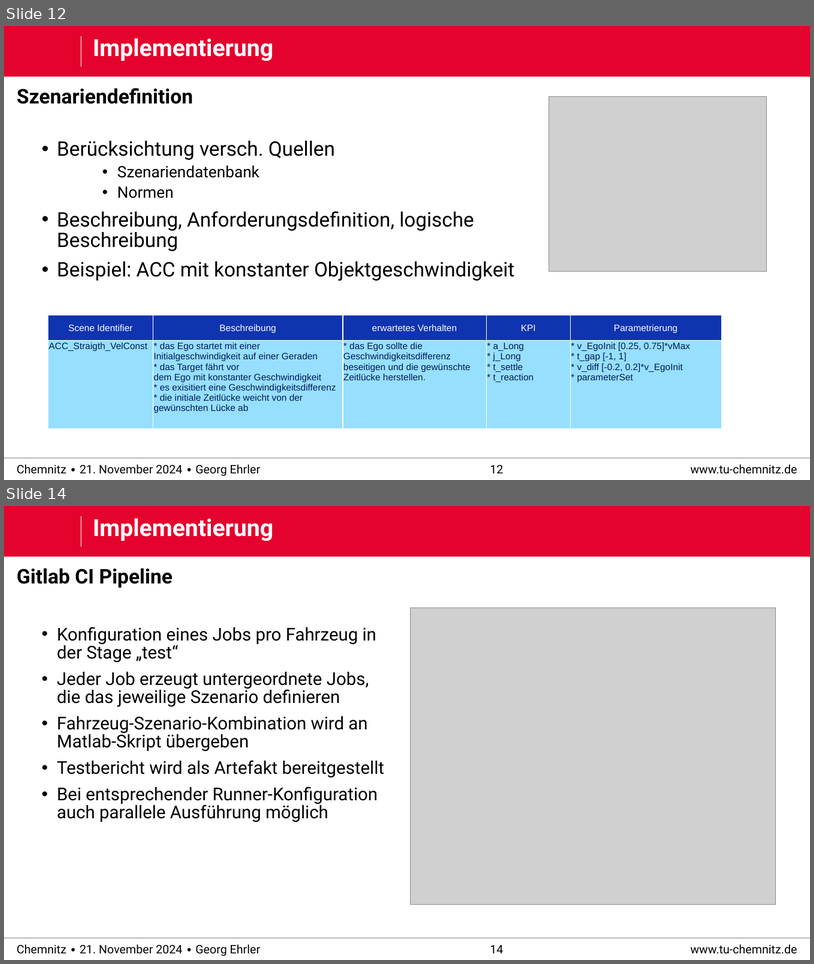
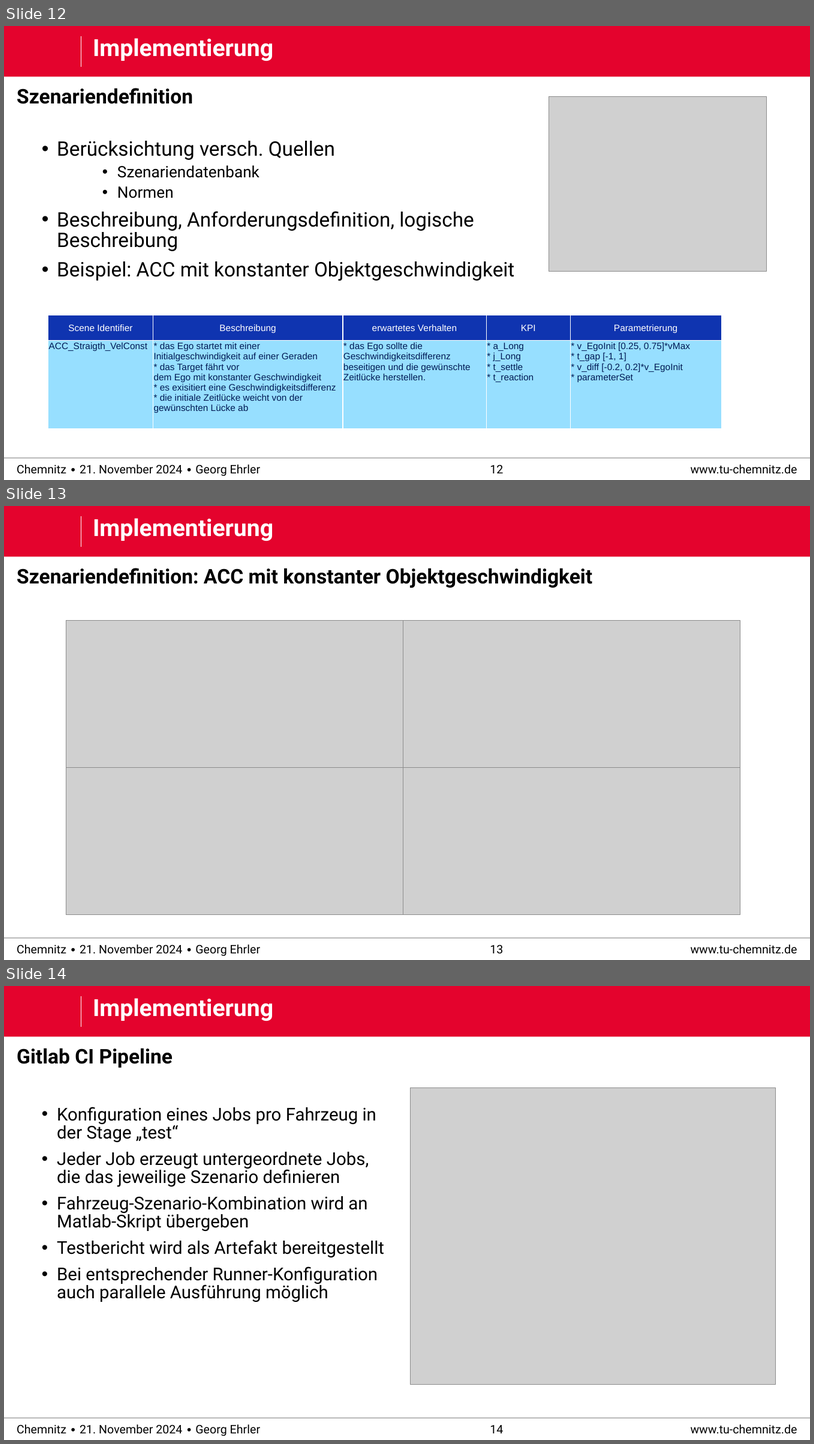
Before and after one commit to derEhrler/ACSDthesis_edited, a slide deck: defense/praktikum_defense.pptx. Shown one above the other, each under a label of ours: slides 12 and 14 before the commit, slides 12, 13 and 14 after it; the slides between them are not shown. The pictures are 814x964 and 814x1444 pixels, drawn with LibreOffice and Linux fonts; fonts in the diff are those of the drawing; grey boxes stand for pictures; background and template pictures are left out. Boxes give left, top, right and bottom in pixels: in the first picture for what was removed or moved away, otherwise in the second. Text is boxed around its words. In the diff, an @@ line names an element or a change of style, - is before the commit and + after.

```diff
--- a/defense/praktikum_defense.pptx
+++ b/defense/praktikum_defense.pptx
@@ slide 13 added at [4,506,810,960], background #FFFFFF; not listed: 6 template elements that a slide beside it also shows @@
@@ title added at [93,518,273,541], 28 pt, text #FFFFFF, bold @@
+Implementierung
@@ text added at [17,568,593,588], 24 pt, text #000000, bold @@
+Szenariendefinition: ACC mit konstanter Objektgeschwindigkeit
@@ group added at [66,621,740,915]: 4 pictures @@
```
Also in this commit, not shown: 11 slides changed, 1 other slide added, 3 slides removed.
